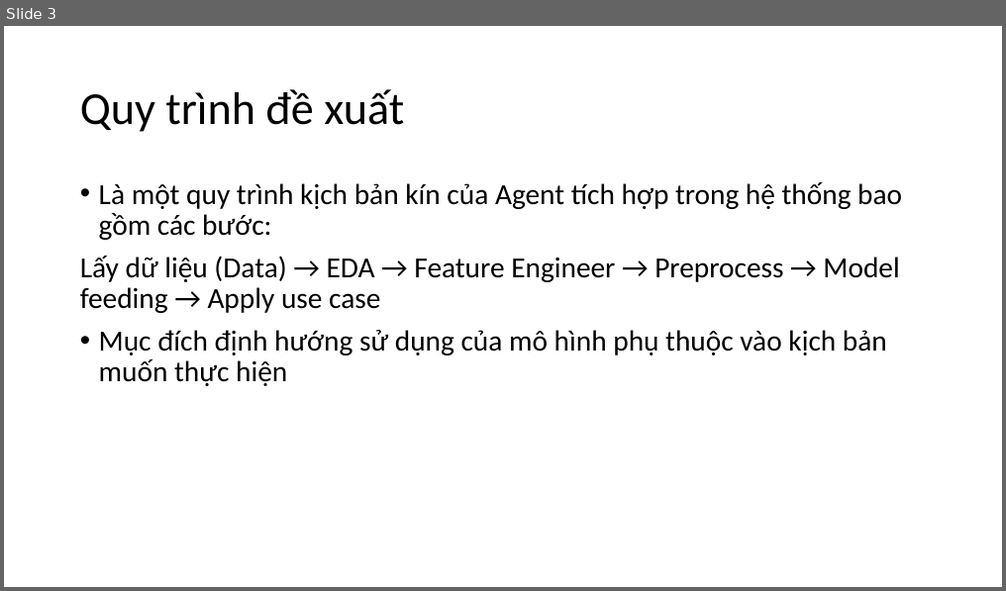
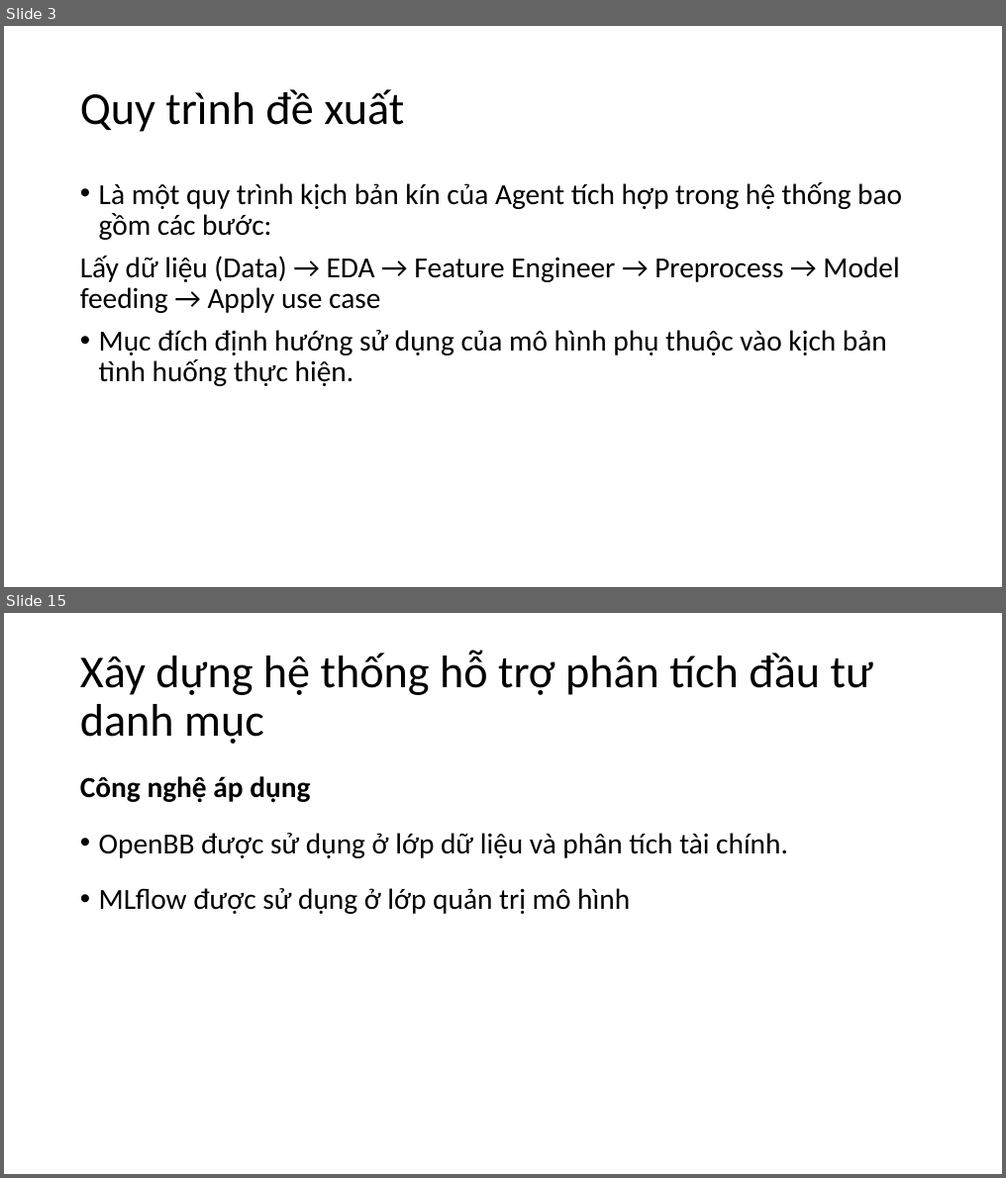
Before and after one commit to CallmeSen/CCNLTHD, a slide deck: Development_Process/Week_10/Report_Progress_Week10.pptx. Shown one above the other, each under a label of ours: slide 3 before the commit, slides 3 and 15 after it; the slides between them are not shown. The pictures are 1006x591 and 1006x1178 pixels, drawn with LibreOffice and Linux fonts; fonts in the diff are those of the drawing. Boxes give left, top, right and bottom in pixels: in the first picture for what was removed or moved away, otherwise in the second. Text is boxed around its words. In the diff, an @@ line names an element or a change of style, - is before the commit and + after.

```diff
--- a/Development_Process/Week_10/Report_Progress_Week10.pptx
+++ b/Development_Process/Week_10/Report_Progress_Week10.pptx
@@ slide 15 added at box(4, 613, 1002, 1174), background #FFFFFF @@
@@ title added at box(80, 650, 873, 744), 44 pt, text #000000 @@
+Xây dựng hệ thống hỗ trợ phân tích đầu tư danh mục
@@ text added at box(80, 776, 788, 914), 28 pt, text #000000 @@
+Công nghệ áp dụng
+• OpenBB được sử dụng ở lớp dữ liệu và phân tích tài chính.
+• MLflow được sử dụng ở lớp quản trị mô hình
@@ slide 3 changed as well @@
@@ text at box(99, 330, 887, 386): text changed @@
-• Mục đích định hướng sử dụng của mô hình phụ thuộc vào kịch bản muốn thực hiện
+• Mục đích định hướng sử dụng của mô hình phụ thuộc vào kịch bản tình huống thực hiện.
```
Also in this commit, not shown: 1 other slide changed, 15 other slides added, 5 other files.
